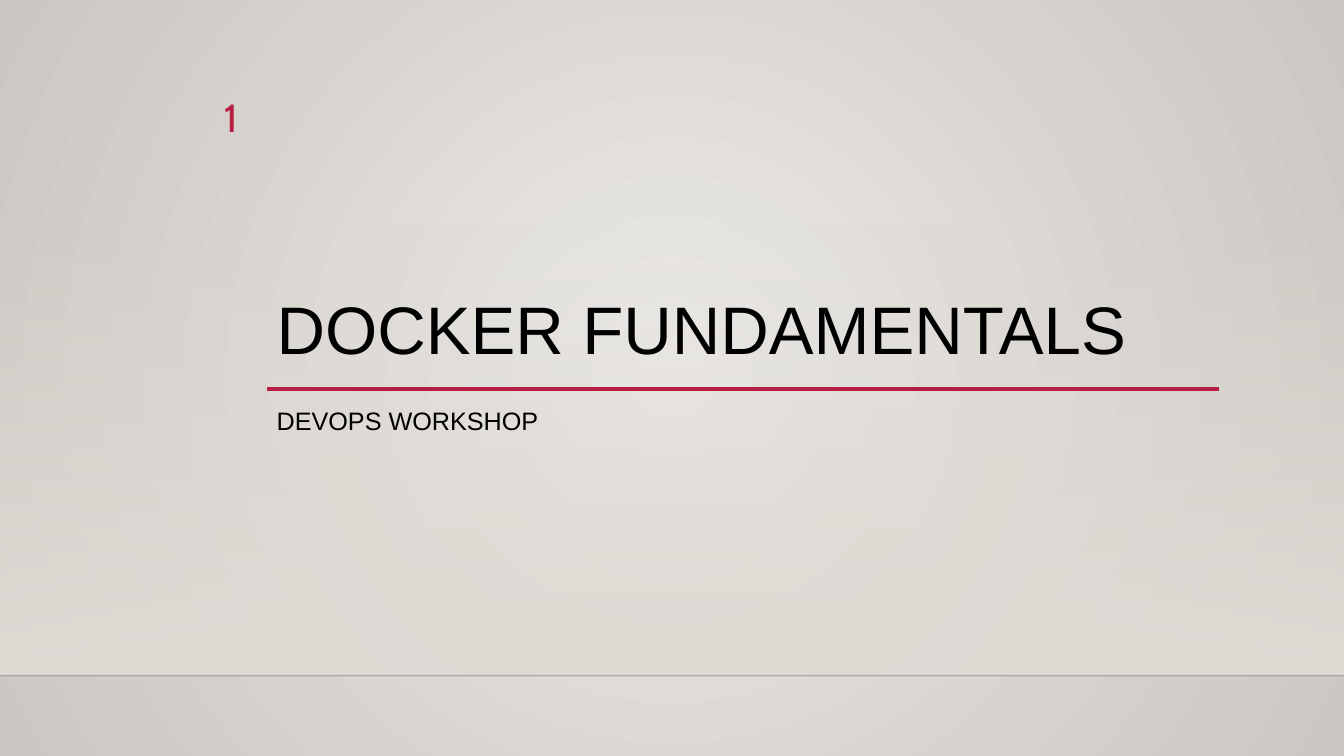
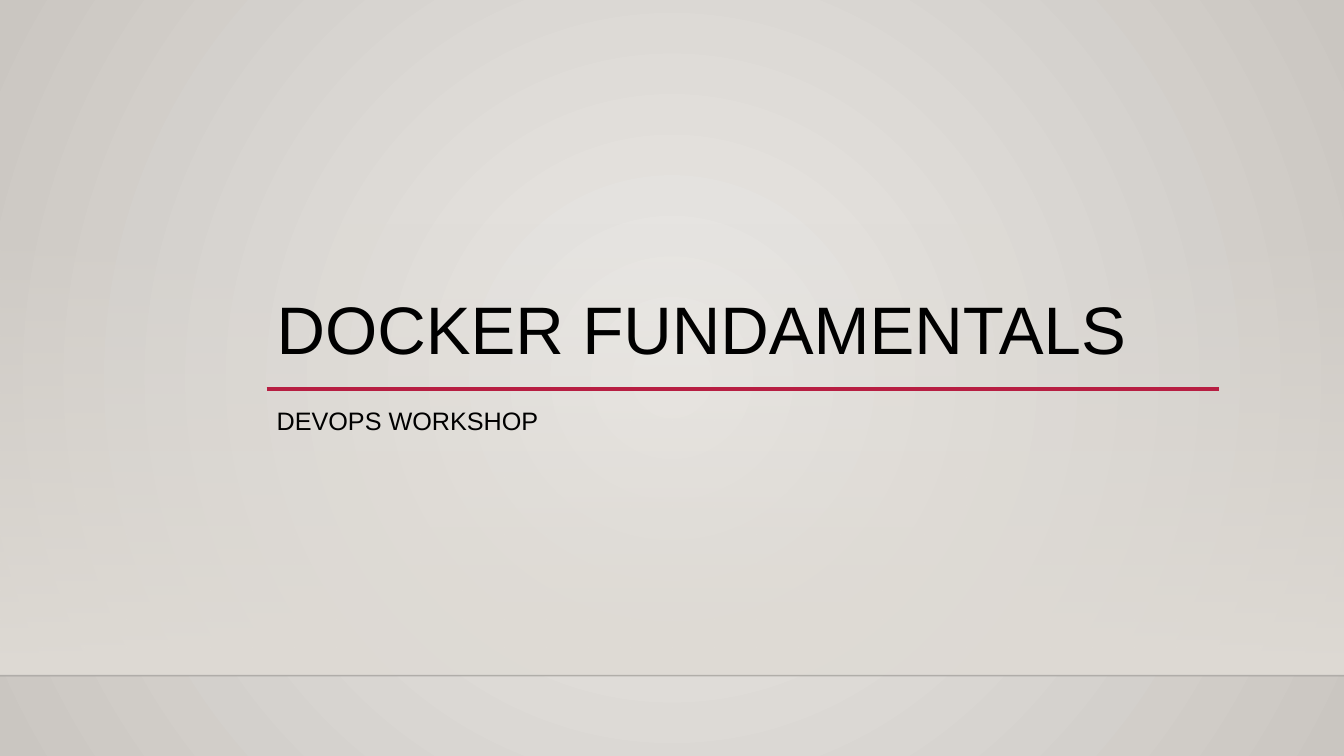
Before and after one commit to ddum-sutd/docker_workshop, a slide deck: slide 1 of Docker_workshop.pptx. Drawn at 1344x756 pixels with LibreOffice and Linux fonts; fonts in the diff are those of the drawing; background and template pictures are left out. Boxes give left, top, right and bottom in pixels: in the first picture for what was removed or moved away, otherwise in the second. Text is boxed around its words. In the diff, an @@ line names an element or a change of style, - is before the commit and + after.

```diff
--- a/Docker_workshop.pptx
+++ b/Docker_workshop.pptx
@@ page number removed at [224,104,238,132] @@
-1
```
Also in this commit, not shown: 10 other slides changed, 4 other files.
